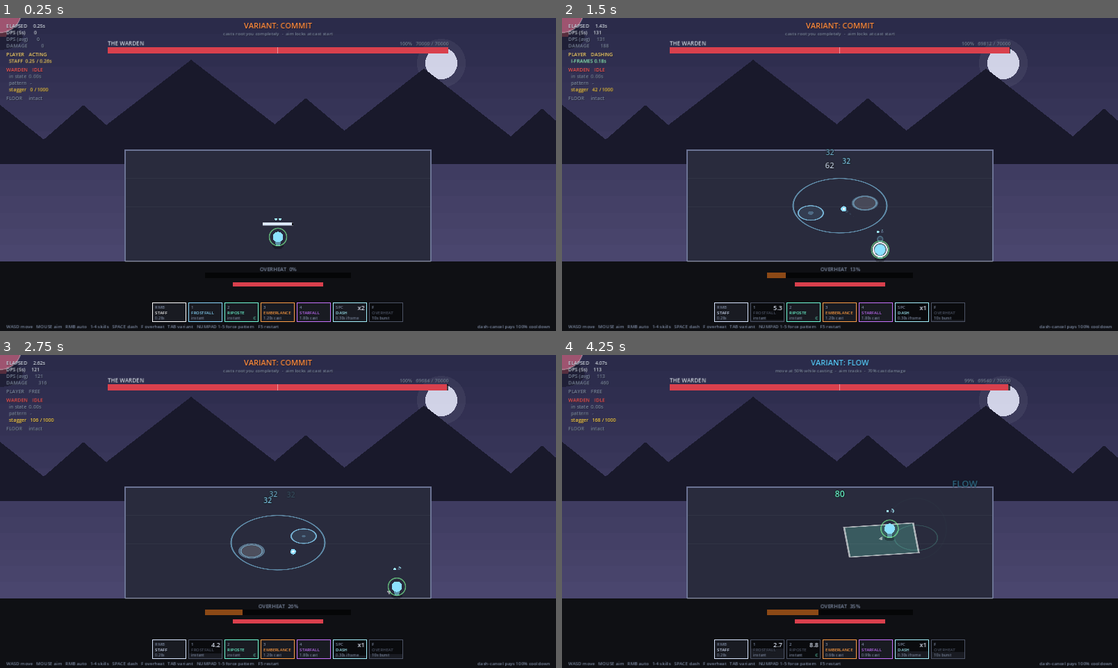
Above: before the commit, frames 1-4 (two rows, left to right).
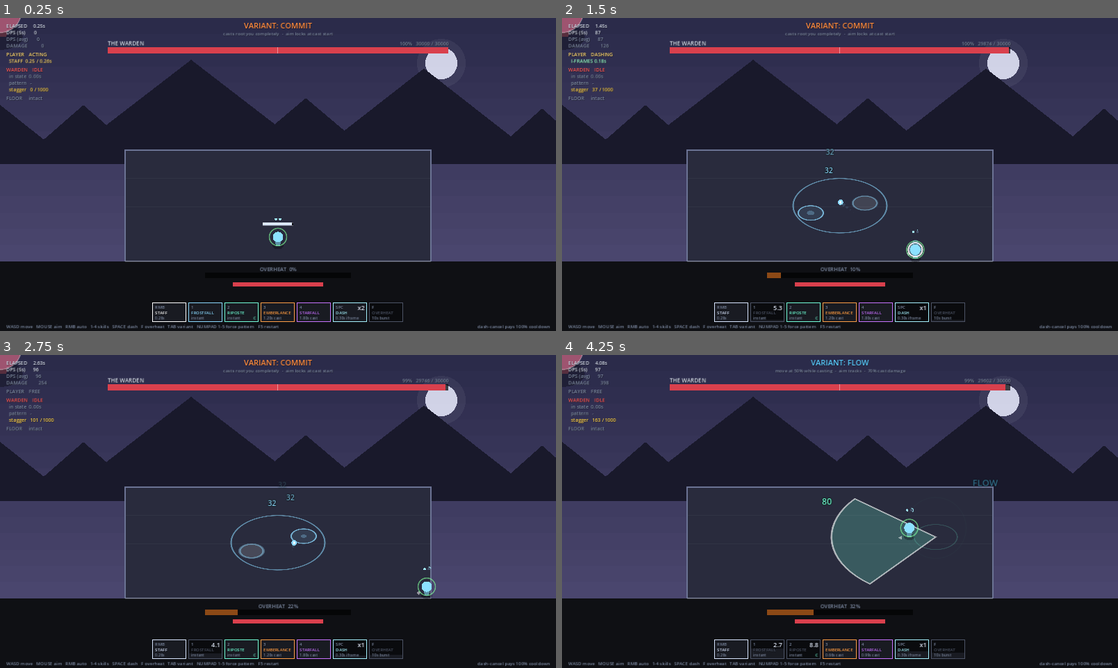
Above: after the commit, the same moments.

Repository: KumiGumi/Game-Test
Game: Godot game, scene res://tests/smoke.tscn
The game is run twice, just before and just after one commit, with the same random seed, the same clock (stepped at 60 frames per second) and the same inputs. This scene is started directly instead of the project's main scene.
Inputs (mouse positions are in pixels of both pictures, inside the frame that each line leads up to):
- Up to frame 1 (0.25 s): no input
- Up to frame 2 (1.5 s): move the mouse to (962, 158) at 0.52 s; hold D (move_right) 0.53-1.28 s; hold Right mouse button (auto_attack) 0.53-1.28 s; move the mouse to (728, 190) at 1.27 s; hold S (move_down) from 1.28 s (still down); tap Space (dash) at 1.35 s
- Up to frame 3 (2.75 s): move the mouse to (333, 442) at 2.02 s; release S (move_down) at 2.03 s; hold D (move_right) from 2.03 s (still down); tap F (identity) at 2.1 s
- Up to frame 4 (4.25 s): move the mouse to (812, 574) at 2.77 s; release D (move_right) at 2.78 s; hold W (move_up) 2.78-3.53 s; tap Keypad 0 (restore_floor) at 2.85 s; move the mouse to (1006, 558) at 3.52 s; hold A (move_left) from 3.53 s (still down); tap Tab (toggle_variant) at 3.6 s

The runs differ from the first frame. In frame 1, less than 0.1% of the frame differs, in the area x 75-79%, y 8-9%; in frame 2, 0.5%; in frame 3, 0.4%; in frame 4, 2.4%, in the area x 5-81%, y 2-84%.

Commit message:
Playtest pass: stagger requirement, auto attack, counter shape, fireball, boss HP
All from playing it.

STAGGER CHECK kept map-wide, requirement cut 380 -> 200. At 380 only Starfall
or a banked Overheat could clear it, so hoarding the burst window for every
check was the only correct play - and a cooldown you always spend the same way
is not a decision. It now sits just below what the kit produces with NEITHER
Starfall nor Overheat (rain 128 + Emberlance 45 + Riposte 30 = 203), so the
burst window goes back to being spent on damage and the live question becomes
the cheaper one: did you hold Starfall? Added a test asserting the check stays
clearable without either, so this cannot silently regress.

AUTO ATTACK no longer repeats while held - one press, one shot. The filler is
an action you take rather than a button you lean on.

COUNTER is a 300-unit cone instead of a 200-unit box, and much wider. It has
to forgive the aim, because the hard part is sprinting into a wind-up to use
it, not pointing at him.

FIREBALL is slow and fat: 1700 -> 600 speed, 17 -> 36 radius. It now takes
0.73s to cross half the arena, so a repositioning boss has to be led. The
biggest single-target hit in the kit should be the one you can miss.

BOSS HP 70000 -> 30000, sized off the DPS bench rather than guessed: ~85
seconds at the measured 354 sustained DPS. Short enough to re-run a rotation
without it being a commitment, which is what a feel prototype needs.

Smoke suite 143 checks, all pass.

Diff:
--- a/scripts/player.gd
+++ b/scripts/player.gd
@@ -4,8 +4,8 @@
 ##
 ## The action economy is the point of this file:
 ##
-##   RMB   auto attack   - one press, one shot. No cooldown, holdable. Fills the
-##                         gaps so the hands are never idle, and charges Overheat.
+##   RMB   auto attack   - one press, one shot, no cooldown. Fills the gaps so
+##                         the hands are never idle, and charges Overheat.
 ##   1 / 2 instants      - low cooldown, usable as filler. 1 is multi-hit,
 ##                         2 is the counter (a counter you have to CAST is not
 ##                         a counter, so it must be instant).
@@ -484,7 +484,7 @@
 ## Instant counter strike. Landing it inside a boss counter window is the whole
 ## reason it exists, so it reports success or failure either way.
 func _cast_counter(s: Dictionary, mult: float, idx: int) -> void:
-	var shape := AtkShape.rect(world_pos, act_aim, float(s["length"]), float(s["half_width"]))
+	var shape := AtkShape.cone(world_pos, act_aim, float(s["radius"]), float(s["half_angle"]))
 	var tg := Telegraph.spawn(shape, float(s["impact_windup"]), float(s["flash_time"]), s["color"])
 	tg.flash_only = true
 	tg.activated.connect(func(sh: AtkShape, _t: Telegraph) -> void:
--- a/scripts/tuning.gd
+++ b/scripts/tuning.gd
@@ -204,8 +204,9 @@
 	"color": Color(0.85, 0.90, 1.0),
 }
 
-## Holding RMB keeps firing. Set false for strictly one shot per click.
-const AUTO_HOLD_REPEAT := true
+## Holding RMB keeps firing. Off: one shot per click, so the filler is an
+## action you take rather than a button you lean on.
+const AUTO_HOLD_REPEAT := false
 
 
 # ============================================================================
@@ -252,8 +253,10 @@
 		"recovery": 0.22,
 		"cooldown": 9.0,
 		"is_counter": true,
-		"length": 200.0,
-		"half_width": 74.0,
+		## A cone, not a box: you are lunging at his face, and the reach has to
+		## forgive the fact that you are sprinting into a wind-up to use it.
+		"radius": 300.0,
+		"half_angle": 45.0,
 		"impact_windup": 0.05,
 		## How long the strike stays visible. Short enough to feel instant, long
 		## enough to actually see.
@@ -274,9 +277,12 @@
 		"is_counter": false,
 		"damage": 380.0,
 		"stagger": 45.0,
-		"bolt_speed": 1700.0,
-		"bolt_radius": 17.0,
-		"bolt_range": 1000.0,
+		## Slow and fat. At this speed it takes most of a second to cross the
+		## arena, so a moving boss has to be LED - the biggest single-target hit
+		## in the kit should be the one you can miss.
+		"bolt_speed": 600.0,
+		"bolt_radius": 36.0,
+		"bolt_range": 1100.0,
 		"color": Color(1.0, 0.62, 0.28),
 	},
 	{   # 4 - LONGEST CAST, biggest hit, the stagger burst.
@@ -329,7 +335,11 @@
 # patterns the boss idles and repositions so the fight breathes instead of
 # being a continuous wall.
 
-const WARDEN_MAX_HP := 70000.0
+## Sized off the DPS bench (tests/dps_sim.tscn), not guessed. At ~358 sustained
+## DPS this is roughly a 90-second fight - short enough to re-run a pattern
+## rotation without it becoming a commitment, which is what a feel prototype
+## needs. A third of the old value is 23000 if it still drags.
+const WARDEN_MAX_HP := 30000.0
 const WARDEN_RADIUS := 62.0
 const WARDEN_MOVE_SPEED := 155.0
 
@@ -496,7 +506,13 @@
 		"verb": "STAGGER HIM",
 		"windup": 6.0,
 		"active": 0.20,
-		"required": 380.0,
+		## Was 380, which meant only Starfall or a banked Overheat could pass it -
+		## so hoarding Overheat for every check was the only correct play, which
+		## is no decision at all. Set below what the kit produces with NEITHER
+		## Starfall nor Overheat (rain 128 + Emberlance 45 + Riposte 30 = 203),
+		## so the burst window goes back to being spent on damage and the real
+		## question becomes the cheaper one: did you hold Starfall?
+		"required": 200.0,
 		"radius": 1400.0,
 		"fail_damage": 260.0,
 		"fail_knockback": 1330.0,   # ~300 units. Near a ledge this is death.
--- a/tests/smoke.gd
+++ b/tests/smoke.gd
@@ -151,6 +151,7 @@
 	var after_one := _taken()
 	_check("one press produced exactly one hit",
 		is_equal_approx(after_one, float(Tune.AUTO["damage"])))
+	_check("auto does not repeat while held", not Tune.AUTO_HOLD_REPEAT)
 
 	print("--- instants")
 	_check("skill 1 is instant", Tune.cast_time(0, player.variant_idx) == 0.0)
@@ -175,6 +176,18 @@
 	player._begin_action(1)
 	_check("counter is instant too", player.state != Player.State.ACTING)
 	await _sleep(0.4)
+	# The counter reaches further than the boss's own counter arc demands, so
+	# lunging in is a movement problem rather than a pixel-perfect aim problem.
+	var rip: Dictionary = Tune.SKILLS[1]
+	_check("counter reaches past melee", float(rip["radius"]) >= 250.0)
+	_check("counter is cone shaped", rip.has("half_angle") and float(rip["half_angle"]) >= 30.0)
+
+	# The fireball has to be slow enough that a moving boss must be led.
+	var fb: Dictionary = Tune.SKILLS[2]
+	var cross_time := Tune.ARENA_HALF.x / float(fb["bolt_speed"])
+	print("--- fireball crosses half the arena in %.2fs" % cross_time)
+	_check("fireball is slow enough to require leading", cross_time > 0.4)
+	_check("fireball hitbox is forgiving", float(fb["bolt_radius"]) >= 30.0)
 
 	print("--- long casts and queuing")
 	_aim_at_boss()
@@ -487,6 +500,16 @@
 	_check("bar starts empty", warden.stagger < 1.0)
 	_check("required is the tuned value", is_equal_approx(warden.stagger_required, float(p["required"])))
 
+	# The check has to be clearable with NEITHER Starfall nor Overheat. If it
+	# isn't, hoarding the burst window for every check becomes the only correct
+	# play, and a cooldown you always spend the same way is not a decision.
+	var rain: Dictionary = Tune.SKILLS[0]
+	var baseline := float(rain["stagger_per_impact"]) * float(rain["impacts"]) \
+		+ float(Tune.SKILLS[1]["stagger"]) + float(Tune.SKILLS[2]["stagger"])
+	print("--- stagger: need %.0f, kit without Starfall/Overheat gives %.0f"
+		% [warden.stagger_required, baseline])
+	_check("clearable without Starfall or Overheat", baseline >= warden.stagger_required)
+
 	# The bar must not decay during a check - the timer is the pressure.
 	warden.apply_hit(0.0, 100.0, Tune.AUTO_ACTION, false)
 	var held := warden.stagger
Not shown, changed: README.md
